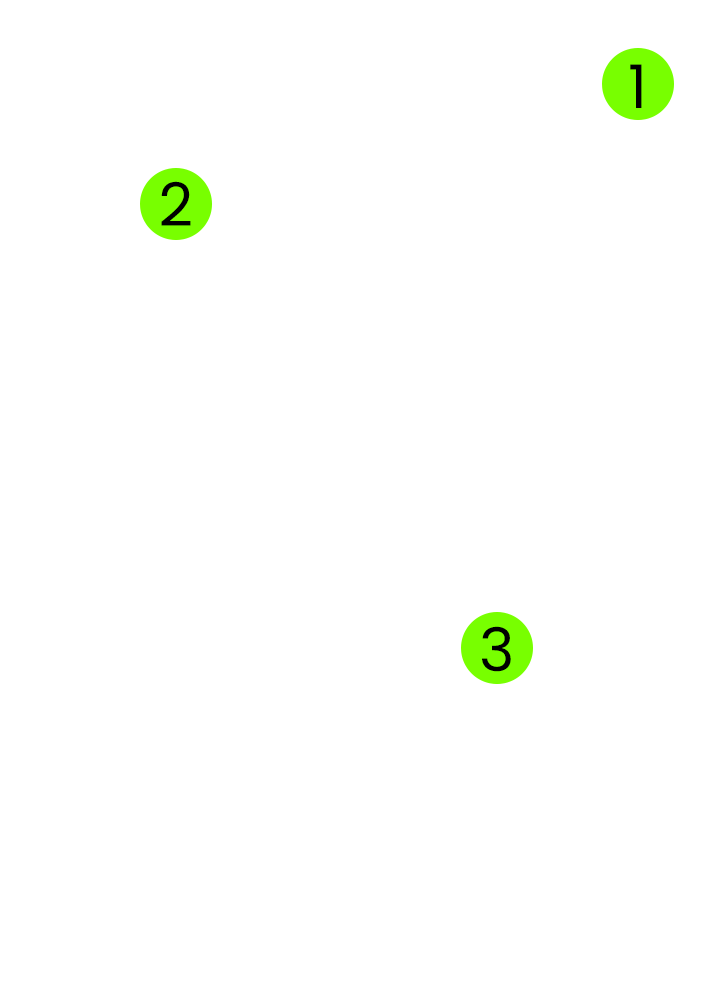
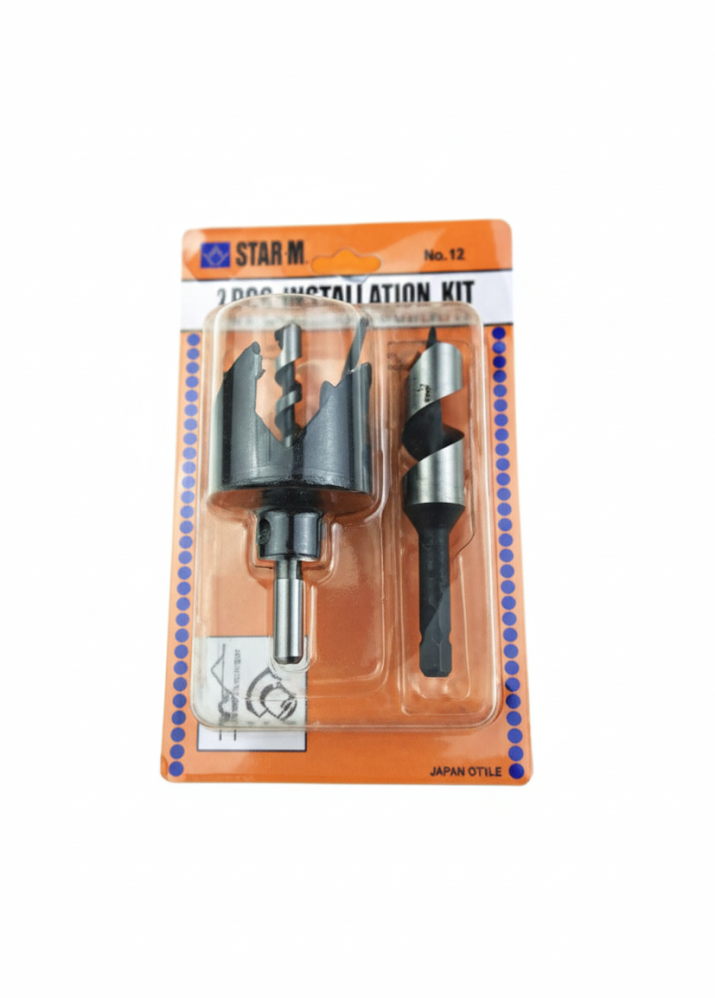
Comparing the layer stacks of the two 715×998 images. Changes:
added layer "Layer 1" above "Group 1" over [39, 48, 674, 816]
hid group "Group 1" (6 layers) over [140, 48, 674, 684]